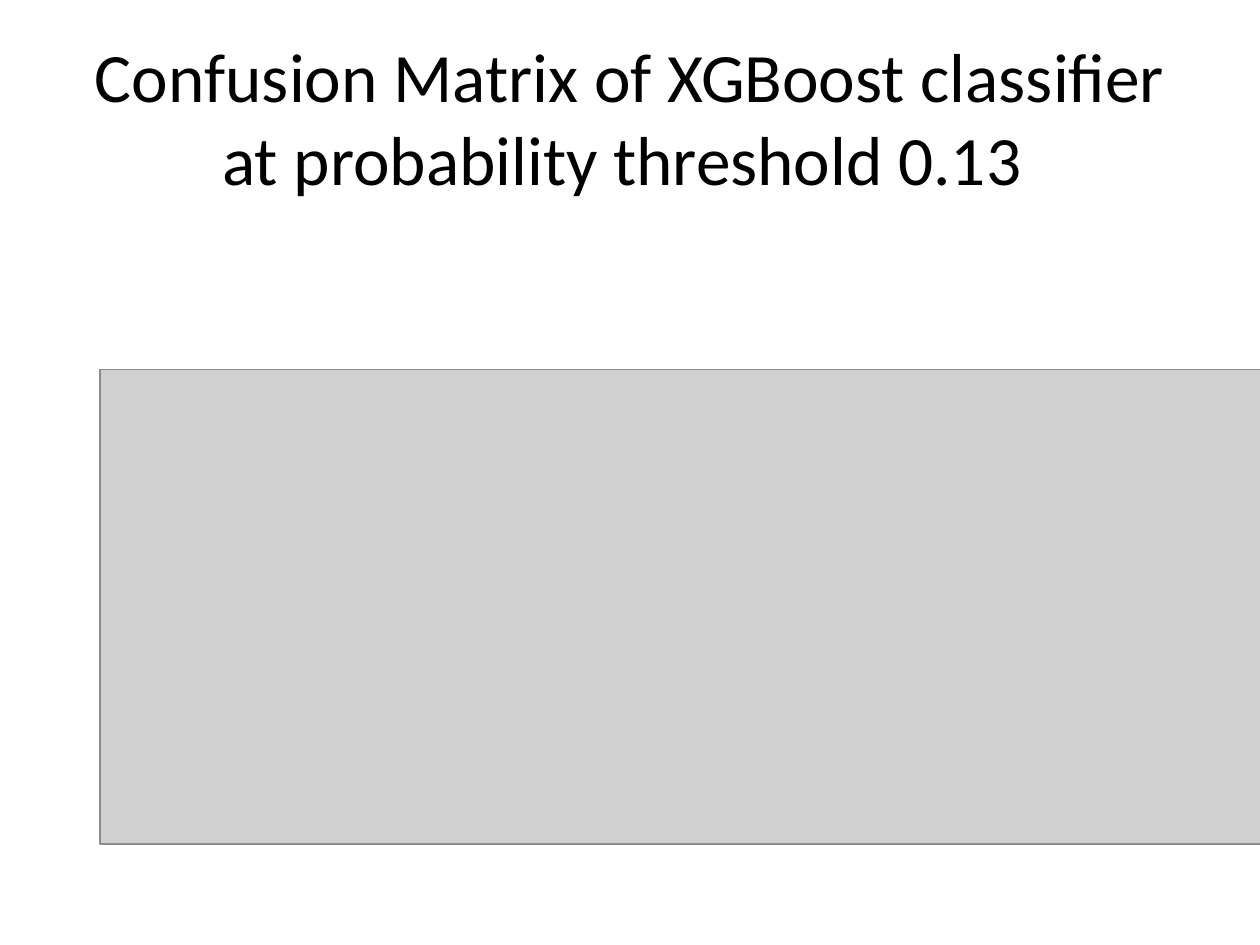
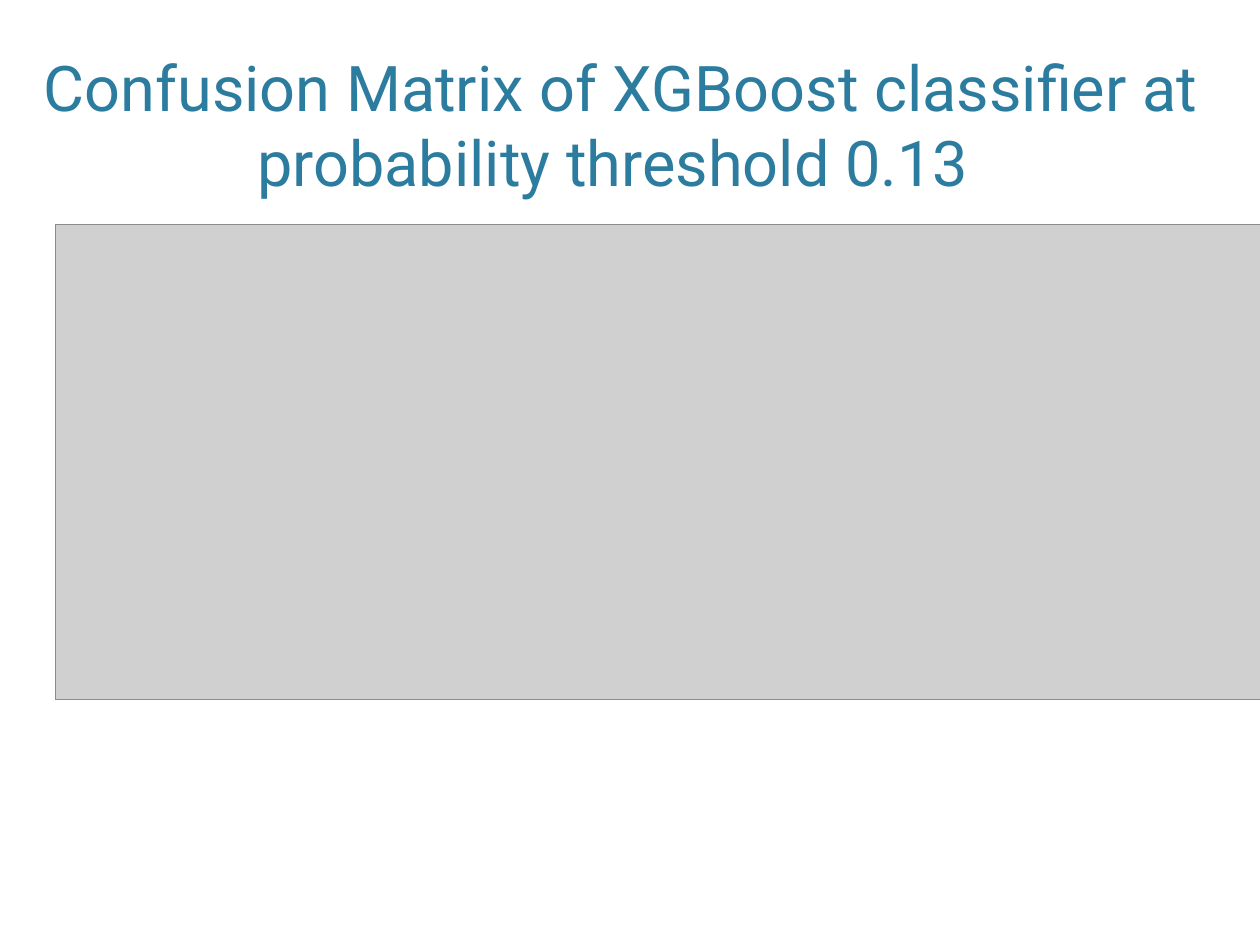
Before and after one commit to jeanzhaoyi/Capstone_2, a slide deck: slide 10 of Capstone_2_slidedeck.pptx. Drawn at 1260x945 pixels with LibreOffice and Linux fonts; fonts in the diff are those of the drawing; grey boxes stand for pictures; background and template pictures are left out. Boxes give left, top, right and bottom in pixels: in the first picture for what was removed or moved away, otherwise in the second. Text is boxed around its words. In the diff, an @@ line names an element or a change of style, - is before the commit and + after.

```diff
--- a/Capstone_2_slidedeck.pptx
+++ b/Capstone_2_slidedeck.pptx
@@ title "Confusion Matrix of XGBoost classifier ...": place and size @@
-title "Confusion Matrix of XGBoost classifier ..." at (95, 54, 1165, 197)
+title "Confusion Matrix of XGBoost classifier ..." at (44, 63, 1197, 200)
@@ title "Confusion Matrix of XGBoost classifier ..." at (44, 63, 1197, 200): size 39.6 to 36 pt, font Calibri to Roboto, text colour #000000 to #2C7C9F; vertical alignment middle to bottom @@
@@ picture: place and size @@
-picture at (100, 369, 1260, 844)
+picture at (55, 224, 1260, 699)
```
Also in this commit, not shown: 11 other slides changed.
